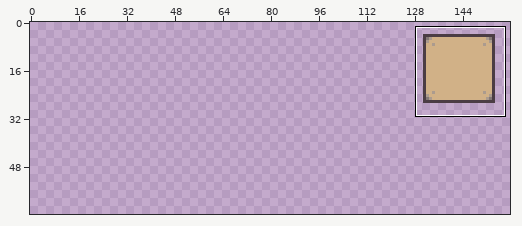
Pixel-art file: assets/Test-ui-cube.aseprite. Above: a wide view before the commit, with the close-up outlined.
Close-up. Before:
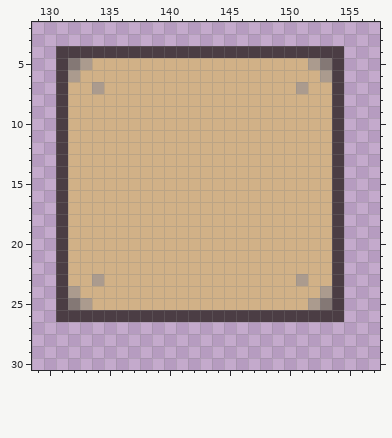
32x32 pixels, 1 frame. Shown: x 129..157, y 2..30. The old version is drawn lined up with the new one, on the new canvas. The commit also changed other parts of the picture, which this record leaves out.
The result:
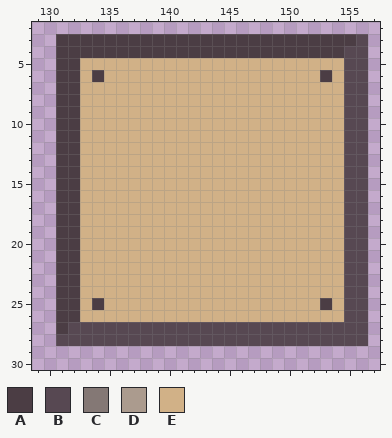
Palette (. is transparent): A #4b3d44  B #574852  C #847875  D #ab9b8e  E #d1b187
Edits made:
canvas 32x32 -> 160x64, the old top-left corner now at 128,0
Colour A is added in row 3 at x 131 to 155; in row 27 at x 131.
Colour A replaces colour C in row 5 at x 132; in row 25 at x 132 and 153.
Colour A replaces colour D in row 6 at x 132 and 153; in row 24 at x 132.
Colour A replaces colour E in row 6 at x 134; in rows 7 to 23 at x 132; in row 25 at x 134.
Colour B is added in row 3 at x 156; in rows 4 to 26 at x 155 to 156; in row 27 at x 132 to 156; in row 28 at x 131 to 156.
Colour E replaces colour A in rows 5 to 25 at x 154; in row 26 at x 133 to 154.
Colour E replaces colour C in row 5 at x 153.
Colour E replaces colour D in row 5 at x 133 and 152; in row 7 at x 134 and 151; in row 23 at x 134 and 151; in row 24 at x 153; in row 25 at x 133 and 152.
